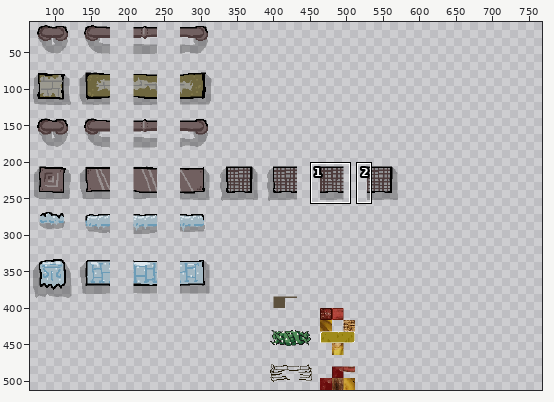
Sprite sheet -- res/Textures/Tiles.png. Above: a wide view before the commit, with the close-up outlined.
Close-up. Before the edit:
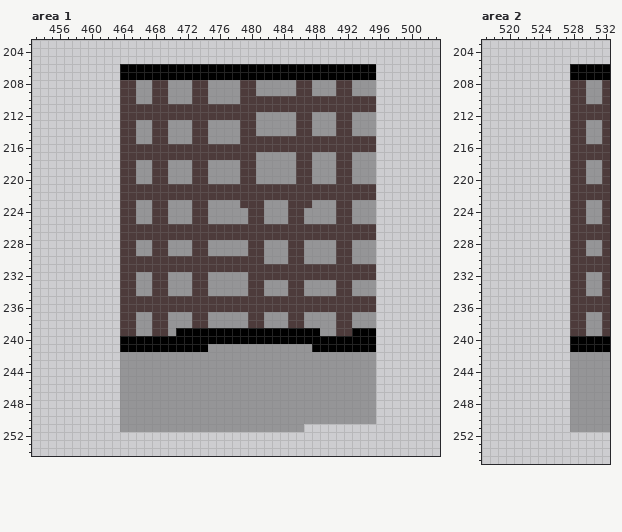
The file is 576x512 pixels. Colours within 5 levels of each other are drawn and written as one. Shown: area 1: x 453..503, y 203..254; area 2: x 517..532, y 203..255. The old version is drawn lined up with the new one, on the new canvas. The wide view leaves out empty margins. The commit also changed other parts of the picture, which this record leaves out.
After the commit:
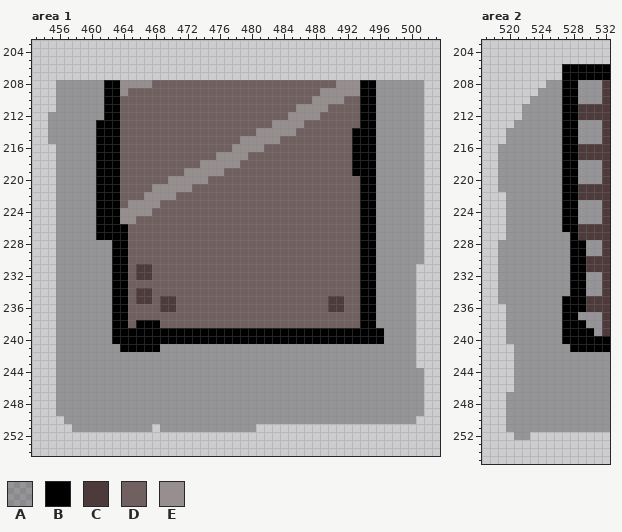
Palette (. is transparent): A #00000046  B #000000  C #4d3b3b  D #716060  E #978f8f
What changed:
canvas 576x512 -> 768x512
Changed rows in their new state; - is an unchanged pixel.
Area 1:
first column x 455:
206 ---------................................------
207 ---------................................------
208 -AAAAAABBEEEEDDDDDDDDDDDDDDDDDDDDDDDEEEBBAAAAAA
209 -AAAAAABBEDDDDDDDDDDDDDDDDDDDDDDDDEEEEEBBAAAAAA
210 -AAAAAABBDDDDDDDDDDDDDDDDDDDDDDDDEEEEDDBBAAAAAA
211 -AAAAAABBDDDDDDDDDDDDDDDDDDDDDDEEEEDDDDBBAAAAAA
212 AAAAAAABBDDDDDDDDDDDDDDDDDDDDDEEEEDDDDDBBAAAAAA
213 AAAAAABBBDDDDDDDDDDDDDDDDDDDEEEEDDDDDDDBBAAAAAA
214 AAAAAABBBDDDDDDDDDDDDDDDDDEEEEEDDDDDDDBBBAAAAAA
215 AAAAAABBBDDDDDDDDDDDDDDDEEEEEDDDDDDDDDBBBAAAAAA
216 -AAAAABBBDDDDDDDDDDDDDDEEEEDDDDDDDDDDDBBBAAAAAA
217 -AAAAABBBDDDDDDDDDDDDEEEEDDDDDDDDDDDDDBBBAAAAAA
218 -AAAAABBBDDDDDDDDDDEEEEEDDDDDDDDDDDDDDBBBAAAAAA
219 -AAAAABBBDDDDDDDDEEEEEDDDDDDDDDDDDDDDDBBBAAAAAA
220 -AAAAABBBDDDDDDEEEEEDDDDDDDDDDDDDDDDDDDBBAAAAAA
221 -AAAAABBBDDDDEEEEEDDDDDDDDDDDDDDDDDDDDDBBAAAAAA
222 -AAAAABBBDDDEEEEDDDDDDDDDDDDDDDDDDDDDDDBBAAAAAA
223 -AAAAABBBDEEEEDDDDDDDDDDDDDDDDDDDDDDDDDBBAAAAAA
224 -AAAAABBBEEEEDDDDDDDDDDDDDDDDDDDDDDDDDDBBAAAAAA
225 -AAAAABBBEEDDDDDDDDDDDDDDDDDDDDDDDDDDDDBBAAAAAA
226 -AAAAABBBBDDDDDDDDDDDDDDDDDDDDDDDDDDDDDBBAAAAAA
227 -AAAAABBBBDDDDDDDDDDDDDDDDDDDDDDDDDDDDDBBAAAAAA
228 -AAAAAAABBDDDDDDDDDDDDDDDDDDDDDDDDDDDDDBBAAAAAA
229 -AAAAAAABBDDDDDDDDDDDDDDDDDDDDDDDDDDDDDBBAAAAAA
230 -AAAAAAABBDDDDDDDDDDDDDDDDDDDDDDDDDDDDDBBAAAAAA
231 -AAAAAAABBD--DDDDDDDDDDDDDDDDDDDDDDDDDDBBAAAAA-
232 -AAAAAAABBDCCDDDDDDDDDDDDDDDDDDDDDDDDDDBBAAAAA-
233 -AAAAAAABBDDDDDDDDDDDDDDDDDDDDDDDDDDDDDBBAAAAA-
234 -AAAAAAABBDCCDDDDDDDDDDDDDDDDDDDDDDDDDDBBAAAAA-
235 -AAAAAAABBD--D--DDDDDDDDDDDDDDDDDDD--DDBBAAAAA-
236 -AAAAAAABBDDDD--DDDDDDDDDDDDDDDDDDD--DDBBAAAAA-
237 -AAAAAAABBDDDDDDDDDDDDDDDDDDDDDDDDDDDDDBBAAAAA-
238 -AAAAAAABBDBBBDDDDDDDDDDDDDDDDDDDDDDDDDBBAAAAA-
239 -AAAAAAABBBBBBBB------------------BBBB---BAAAA-
240 -AAAAAAAB--------------------------------BAAAA-
241 -AAAAAAAA-----AAAAAA-------------AAAAAAAAAAAAA-
242 -AAAAAAAA--------------------------------AAAAA-
243 -AAAAAAAA--------------------------------AAAAA-
244 -AAAAAAAA--------------------------------AAAAAA
245 -AAAAAAAA--------------------------------AAAAAA
246 -AAAAAAAA--------------------------------AAAAAA
247 -AAAAAAAA--------------------------------AAAAAA
248 -AAAAAAAA--------------------------------AAAAAA
249 -AAAAAAAA--------------------------------AAAAAA
250 --AAAAAAA--------------------------------AAAAA-
251 ---AAAAAA----.------------......---------------
Area 2:
first column x 519:
206 --------B---
207 --------B---
208 ------AABBA-
209 -----AAABBA-
210 ----AAAABBA-
211 ---AAAAABB--
212 ---AAAAABB--
213 --AAAAAABBA-
214 -AAAAAAABBA-
215 -AAAAAAABBA-
216 AAAAAAAABB--
217 AAAAAAAABB--
218 AAAAAAAABBA-
219 AAAAAAAABBA-
220 AAAAAAAABBA-
221 AAAAAAAABB--
222 -AAAAAAABB--
223 -AAAAAAABBA-
224 -AAAAAAABBA-
225 -AAAAAAABBA-
226 -AAAAAAABB--
227 -AAAAAAAAB--
228 AAAAAAAAABB-
229 AAAAAAAAABB-
230 AAAAAAAAABB-
231 AAAAAAAAABB-
232 AAAAAAAAABB-
233 AAAAAAAAABB-
234 AAAAAAAAABB-
235 AAAAAAAABBB-
236 -AAAAAAABBB-
237 -AAAAAAABBA-
238 -AAAAAAABBB-
239 -AAAAAAABBBB
240 -AAAAAAAB---
241 --AAAAAAA---
242 --AAAAAAA---
243 --AAAAAAA---
244 --AAAAAAA---
245 --AAAAAAA---
246 --AAAAAAA---
247 -AAAAAAAA---
248 -AAAAAAAA---
249 -AAAAAAAA---
250 -AAAAAAAA---
251 -AAAAAAAA---
252 --AA--------
